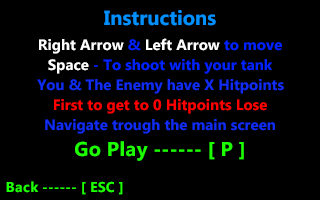
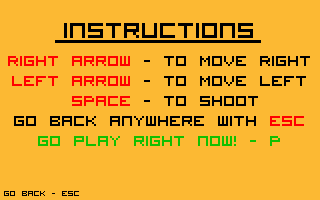
Before/after of a 320 × 200 layered artwork. What changed in the layer stack:
renamed "Right Arrow & Left Arrow to move" to "Left Arrow - To Move left", moved it above "Right Arrow - To Move Right", painted on it over (12, 38, 306, 86)
removed layer "Instructions" over (104, 10, 216, 26)
removed layer "background" over (0, 0, 320, 200)
renamed "Space - To shoot with your tank" to "Right Arrow - To Move Right", moved it above "Go play right now! - P", painted on it over (8, 56, 310, 74)
renamed "Go Play ------ [ P ]" to "Go play right now! - P", painted on it over (38, 136, 280, 161)
renamed "Back ------ [ ESC ]" to "go back - ESC", painted on it over (4, 181, 123, 196)
renamed "Navigate trough the main screen" to "Go back anywhere with esc", painted on it over (14, 116, 304, 134)
renamed "First to get to 0 Hitpoints Lose" to "SPACE - To Shoot", painted on it over (54, 96, 267, 114)
removed layer "You & The Enemy have X Hitpoints" over (37, 79, 284, 94)
added layer "Layer 1" above "instructions" over (55, 40, 261, 43)
added layer "instructions" above "Background" over (67, 23, 253, 38)
added layer "Background" over (0, 0, 320, 200)
